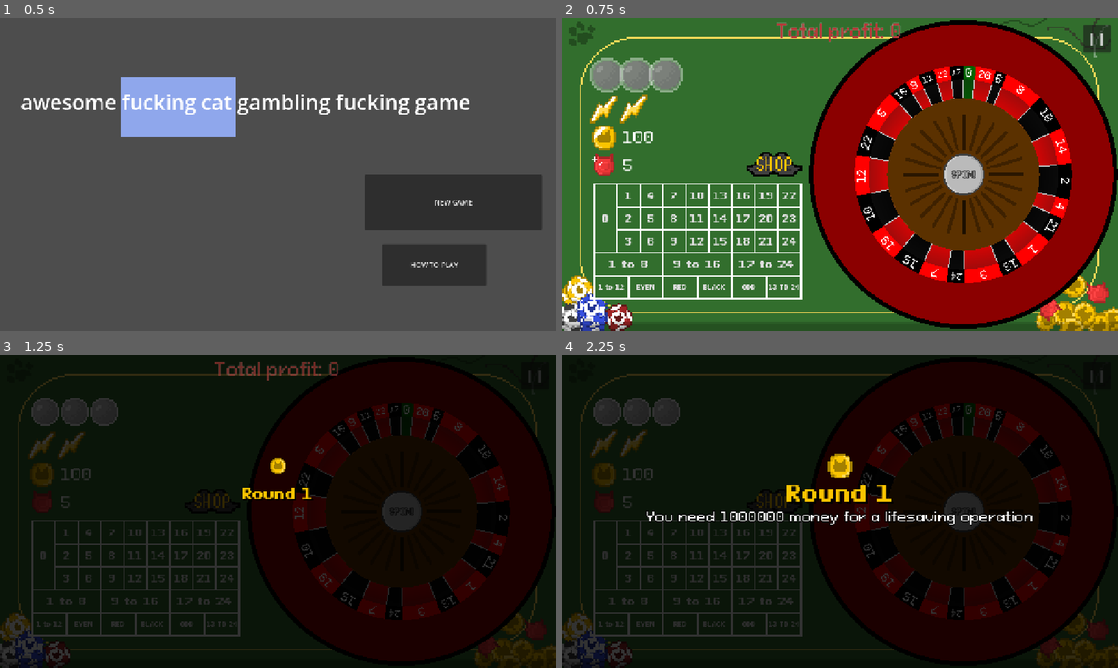
Above: before the commit, frames 1-4 (two rows, left to right).
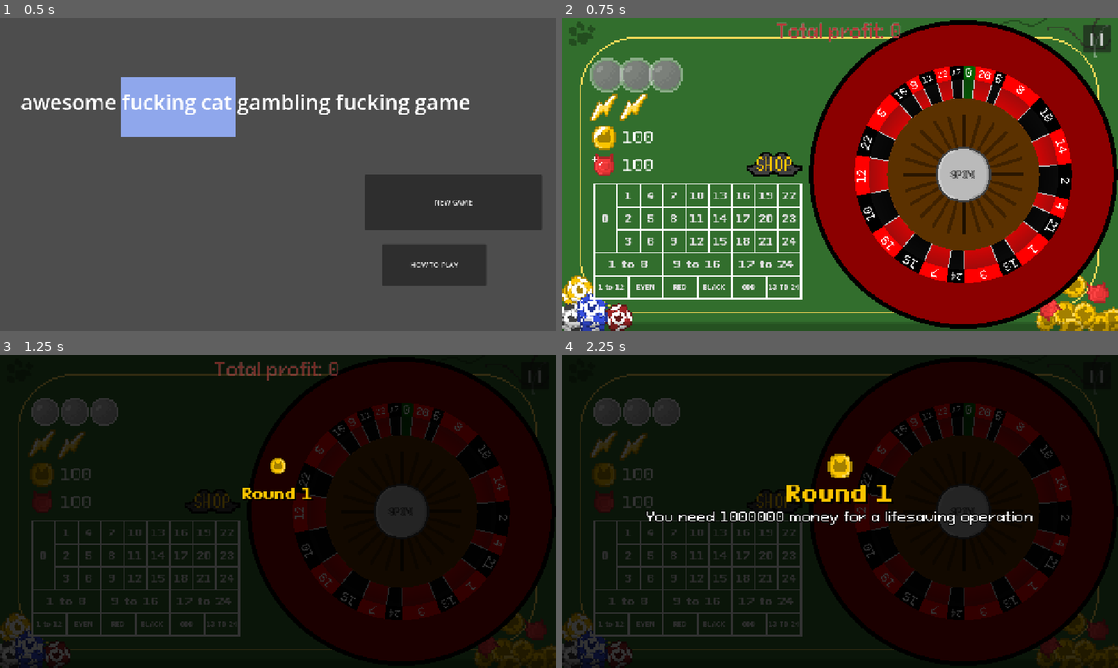
Above: after the commit, the same moments.

Repository: DuneRanger/Very-Serious-GameJam-2026
Game: Godot game, scene res://scenes/main.tscn
Same seed, same stepped clock (60 frames per second), same inputs: the game is played once before the commit and once after it. Sound files missing from this copy of the repository are replaced by a short silence.
Inputs:
- Up to frame 1 (0.5 s): no input
- Up to frame 2 (0.75 s): click "NEW GAME" at 0.5 s
- Up to frame 3 (1.25 s): no input
- Up to frame 4 (2.25 s): click "0" at 1.25 s; click "1" at 2 s

Frame 1 is identical in both runs. In frame 2, 1.2% of the frame differs, in the area x 5-78%, y 24-59%; in frame 3, 0.6%; in frame 4, 0.6%.

Commit message:
Fixed errors while modifying boosts & spins outside of the game scene

Diff:
--- a/project.godot
+++ b/project.godot
@@ -38,9 +38,24 @@
 
 [input]
 
-rotate_roullete={
+add_ball={
 "deadzone": 0.2,
-"events": [Object(InputEventKey,"resource_local_to_scene":fa …(140 unchanged characters)… d":false,"keycode":0,"physical_keycode":82,"key_label":0,"unicode":114,"location":0,"echo":false,"script":null)
+"events": [Object(InputEventKey,"resource_local_to_scene":fa …(140 unchanged characters)… d":false,"keycode":0,"physical_keycode":79,"key_label":0,"unicode":111,"location":0,"echo":false,"script":null)
+]
+}
+remove_ball={
+"deadzone": 0.2,
+"events": [Object(InputEventKey,"resource_local_to_scene":false,"resource_name":"","device":-1,"window_id":0,"alt_pressed":false,"shift_pressed":false,"ctrl_pressed":false,"meta_pressed":false,"pressed":false,"keycode":0,"physical_keycode":80,"key_label":0,"unicode":112,"location":0,"echo":false,"script":null)
+]
+}
+boost_add={
+"deadzone": 0.2,
+"events": [Object(InputEventKey,"resource_local_to_scene":false,"resource_name":"","device":-1,"window_id":0,"alt_pressed":false,"shift_pressed":false,"ctrl_pressed":false,"meta_pressed":false,"pressed":false,"keycode":0,"physical_keycode":75,"key_label":0,"unicode":107,"location":0,"echo":false,"script":null)
+]
+}
+boost_del={
+"deadzone": 0.2,
+"events": [Object(InputEventKey,"resource_local_to_scene":false,"resource_name":"","device":-1,"window_id":0,"alt_pressed":false,"shift_pressed":false,"ctrl_pressed":false,"meta_pressed":false,"pressed":false,"keycode":0,"physical_keycode":76,"key_label":0,"unicode":108,"location":0,"echo":false,"script":null)
 ]
 }
 stop_roullete={
@@ -48,19 +63,19 @@
 "events": [Object(InputEventKey,"resource_local_to_scene":false,"resource_name":"","device":-1,"window_id":0,"alt_press …(192 unchanged characters)…
 ]
 }
-boost_add={
-"deadzone": 0.2,
-"events": [Object(InputEventKey,"resource_local_to_scene":false,"resource_name":"","device":-1,"window_id":0,"alt_pressed":false,"shift_pressed":false,"ctrl_pressed":false,"meta_pressed":false,"pressed":false,"keycode":0,"physical_keycode":66,"key_label":0,"unicode":98,"location":0,"echo":false,"script":null)
-]
-}
-boost_del={
+story_advance={
 "deadzone": 0.2,
 "events": [Object(InputEventKey,"resource_local_to_scene":false,"resource_name":"","device":-1,"window_id":0,"alt_press …(192 unchanged characters)…
 ]
 }
-add_ball={
+add_ball_max={
 "deadzone": 0.2,
-"events": [Object(InputEventKey,"resource_local_to_scene":fa …(141 unchanged characters)… ":false,"keycode":0,"physical_keycode":80,"key_label":0,"unicode":112,"location":0,"echo":false,"script":null)
+"events": [Object(InputEventKey,"resource_local_to_scene":fa …(141 unchanged characters)… ":false,"keycode":0,"physical_keycode":85,"key_label":0,"unicode":117,"location":0,"echo":false,"script":null)
+]
+}
+remove_ball_max={
+"deadzone": 0.2,
+"events": [Object(InputEventKey,"resource_local_to_scene":false,"resource_name":"","device":-1,"window_id":0,"alt_pressed":false,"shift_pressed":false,"ctrl_pressed":false,"meta_pressed":false,"pressed":false,"keycode":0,"physical_keycode":73,"key_label":0,"unicode":105,"location":0,"echo":false,"script":null)
 ]
 }
 
--- a/scenes/game/game_manager/game_manager.gd
+++ b/scenes/game/game_manager/game_manager.gd
@@ -53,9 +53,14 @@
 signal signal_mr_cat_swag
 signal signal_quota_message
 
+var shop_max_spin_change : bool
+var shop_left_spin_change : bool
+var shop_max_boost_change : bool
+var shop_left_boost_change : bool
+
 func game_start():
 	GameManagerGlobal.modify_money(100)
-	GameManagerGlobal.modify_rubies(5)
+	GameManagerGlobal.modify_rubies(100)
 	GameManagerGlobal.modify_boost_count(2)
 	GameManagerGlobal.modify_boost_left(2)
 	GameManagerGlobal.modify_spin_count(3)
@@ -63,6 +68,12 @@
 	mr_cat_swag = false
 	GameManagerGlobal.modify_game_state(GameEnums.game_states.BET_PHASE)
 	signal_game_start.emit()
+
+	shop_max_spin_change = false
+	shop_left_spin_change = false
+	shop_max_boost_change = false
+	shop_left_boost_change = false
+
 signal signal_round_start
 
 const base_cell_weight : float = 1.0
@@ -86,26 +97,33 @@
 ]
 
 func modify_boost_count (amount : int):
-	#print("modifiing", boost_count, amount)
 	boost_count = amount
-	#if current_showed_scene == GameEnums.switching_scenes.GAME_SCENE:
-	signal_boost_count_change.emit()
+	if current_showed_scene == GameEnums.switching_scenes.GAME_SCENE:
+		signal_boost_count_change.emit()
+	else:
+		shop_max_boost_change = true
 
 func modify_boost_left (amount : int):
-	#print("modifiing", boosts_left, amount)
 	boosts_left = amount
-	#if current_showed_scene == GameEnums.switching_scenes.GAME_SCENE:
-	signal_boosts_left_change.emit()
+	if current_showed_scene == GameEnums.switching_scenes.GAME_SCENE:
+		signal_boosts_left_change.emit()
+	else:
+		shop_left_boost_change = true
 
 func modify_spin_count (amount : int):
-	#print("modifiing", spin_count, amount)
 	spin_count = amount
-	signal_spin_count_change.emit()
+	if current_showed_scene == GameEnums.switching_scenes.GAME_SCENE:
+		signal_spin_count_change.emit()
+	else:
+		shop_max_spin_change = true
+
 
 func modify_spins_left (amount : int):
-	#print("modifiing", spins_left, amount)
 	spins_left = amount
-	signal_spins_left_change.emit()
+	if current_showed_scene == GameEnums.switching_scenes.GAME_SCENE:
+		signal_spins_left_change.emit()
+	else:
+		shop_left_spin_change = true
 
 func modify_game_state (new_state : GameEnums.game_states):
 	game_state = new_state
@@ -118,3 +136,17 @@
 func modify_rubies (amount : int):
 	rubies += amount
 	signal_modify_rubies.emit()
+
+func check_shop_change():
+	if shop_max_spin_change:
+		modify_spin_count(spin_count)
+		shop_max_spin_change = false
+	if shop_left_spin_change:
+		modify_spins_left(spins_left)
+		shop_left_spin_change = false
+	if shop_max_boost_change:
+		modify_boost_count(boost_count)
+		shop_max_boost_change = false
+	if shop_left_boost_change:
+		modify_boost_left(boosts_left)
+		shop_left_boost_change = false
--- a/scenes/game/game_scene/game_scene.gd
+++ b/scenes/game/game_scene/game_scene.gd
@@ -22,12 +22,20 @@
 
 	#Debugging temporary calls
 	if Input.is_action_just_pressed("boost_add"):
+		GameManagerGlobal.modify_boost_left(min (GameManagerGlobal.boost_count, GameManagerGlobal.boosts_left + 1))
+	if Input.is_action_just_pressed("boost_del"):
 		GameManagerGlobal.modify_boost_left(max (0, GameManagerGlobal.boosts_left - 1))
-	if Input.is_action_just_pressed("boost_del"):
-		GameManagerGlobal.modify_boost_left(min (GameManagerGlobal.boost_count, GameManagerGlobal.boosts_left + 1))
 	if Input.is_action_just_pressed("add_ball"):
-		#GameManagerGlobal.modify_spins_left(min (GameManagerGlobal.spin_count, GameManagerGlobal.spins_left + 1))
+		GameManagerGlobal.modify_spins_left(min (GameManagerGlobal.spin_count, GameManagerGlobal.spins_left + 1))
+	if Input.is_action_just_pressed("remove_ball"):
+		GameManagerGlobal.modify_spins_left(max (0, GameManagerGlobal.spins_left - 1))
+	if Input.is_action_just_pressed("story_advance"):
 		round_start()
+	if Input.is_action_just_pressed("add_ball_max"):
+		GameManagerGlobal.modify_spin_count(GameManagerGlobal.spin_count + 1)
+	if Input.is_action_just_pressed("remove_ball_max"):
+		GameManagerGlobal.modify_spin_count(max (0, GameManagerGlobal.spin_count - 1))
+
 
 func does_bet_win(bet_id : int) -> bool:
 	var bet_type : GameEnums.bet_types = $Table/BettingSystem.get_bet_type(bet_id)
--- a/scenes/game/game_scene/hud/boost_symbol_container.gd
+++ b/scenes/game/game_scene/hud/boost_symbol_container.gd
@@ -11,10 +11,9 @@
 	old_boosts_left = 0
 
 func _on_boosts_left_change() -> void:
-	#print("Change lefting")
+	print("Changing count of left boosts to: ", GameManagerGlobal.boosts_left)
 	var new_boosts_left = GameManagerGlobal.boosts_left
 	var change = old_boosts_left - new_boosts_left
-	#print("Change: ", change)
 	if change == 0:
 		return
 	elif change > 0:
@@ -28,21 +27,27 @@
 	pass
 
 func _on_boosts_count_change() -> void:
-	#print("Change counting")
-	for b in boost_symbols:
+	print("Changing count of max boosts to: ", GameManagerGlobal.boost_count)
+	#for b in boost_symbols:
 		#print("Killing children")
-		remove_child(b)
-	boost_symbols.clear()
-
-	for i in range(GameManagerGlobal.boost_count):
-		#print("Adding")
-		var new_boost_symbol = boost_symbol_scene.instantiate()
-		add_child(new_boost_symbol)
-		boost_symbols.push_back(new_boost_symbol)
-		if GameManagerGlobal.current_showed_scene == GameEnums.switching_scenes.GAME_SCENE:
-			new_boost_symbol.boost_idle_anim()
-
-	#GameManagerGlobal.modify_boost_left(GameManagerGlobal.boost_count)
+		#remove_child(b)
+	#boost_symbols.clear()
+	var change = GameManagerGlobal.boost_count - boost_symbols.size()
+	if change > 0:
+		for i in range(change):
+			print("Adding")
+			var new_boost_symbol = boost_symbol_scene.instantiate()
+			add_child(new_boost_symbol)
+			boost_symbols.push_back(new_boost_symbol)
+			new_boost_symbol.use_boost_anim()
+	else:
+		for i in range(abs(change)):
+			var symbol_to_del = boost_symbols.back()
+			remove_child(symbol_to_del)
+			boost_symbols.pop_back()
+		if GameManagerGlobal.boosts_left > GameManagerGlobal.boost_count:
+			GameManagerGlobal.boosts_left = boost_symbols.size()
+			old_boosts_left = boost_symbols.size()
 
 func refill_boosts():
 	GameManagerGlobal.modify_boost_left(min (GameManagerGlobal.boost_count, GameManagerGlobal.boosts_left + 1))
--- a/scenes/game/game_scene/hud/game_scene_hud.tscn
+++ b/scenes/game/game_scene/hud/game_scene_hud.tscn
@@ -550,10 +550,10 @@
 libraries/ = SubResource("AnimationLibrary_niiyn")
 
 [node name="SpinButton" type="Button" parent="." unique_id=701434672]
-offset_left = 877.0
-offset_top = 312.0
-offset_right = 973.0
-offset_bottom = 408.0
+offset_left = 860.0
+offset_top = 296.0
+offset_right = 988.0
+offset_bottom = 424.0
 theme_override_constants/outline_size = 4
 theme_override_fonts/font = ExtResource("15_c6has")
 theme_override_font_sizes/font_size = 20
--- a/scenes/game/game_scene/hud/spin_symbol_container.gd
+++ b/scenes/game/game_scene/hud/spin_symbol_container.gd
@@ -11,10 +11,9 @@
 	old_spins_left = 0
 
 func _on_spins_left_change() -> void:
-	print("Change lefting")
+	print("Changing count of left spins to: ", GameManagerGlobal.spins_left)
 	var new_spins_left = GameManagerGlobal.spins_left
 	var change = old_spins_left - new_spins_left
-	print("Change: ", change)
 	if change == 0:
 		return
 	elif change > 0:
@@ -28,19 +27,30 @@
 	pass
 
 func _on_spins_count_change() -> void:
-	print("Change counting")
-	for b in spin_symbols:
-		print("Killing children")
-		remove_child(b)
-	spin_symbols.clear()
+	print("Changing count of max spins to: ", GameManagerGlobal.spin_count)
+	#for b in spin_symbols:
+		#print("Killing children")
+		#remove_child(b)
+	#spin_symbols.clear()
+	var change = GameManagerGlobal.spin_count - spin_symbols.size()
+	if change > 0:
+		for i in range(change):
+			print("Adding")
+			var new_spin_symbol = spin_symbol_scene.instantiate()
+			add_child(new_spin_symbol)
+			spin_symbols.push_back(new_spin_symbol)
+			new_spin_symbol.use_spin_anim()
+	else:
+		for i in range(abs(change)):
+			var symbol_to_del = spin_symbols.back()
+			remove_child(symbol_to_del)
+			spin_symbols.pop_back()
+		if GameManagerGlobal.spins_left > GameManagerGlobal.spin_count:
+			GameManagerGlobal.spins_left = spin_symbols.size()
+			old_spins_left = spin_symbols.size()
 
-	for i in range(GameManagerGlobal.spin_count):
-		print("Adding")
-		var new_spin_symbol = spin_symbol_scene.instantiate()
-		add_child(new_spin_symbol)
-		spin_symbols.push_back(new_spin_symbol)
 
-	GameManagerGlobal.modify_spins_left(GameManagerGlobal.spin_count)
+	#GameManagerGlobal.modify_spins_left(GameManagerGlobal.spin_count)
 
 func refill_spins():
 	GameManagerGlobal.modify_spins_left(min (GameManagerGlobal.spin_count, GameManagerGlobal.spins_left + 1))
--- a/scenes/game/shop_scene/items/catnip.gd
+++ b/scenes/game/shop_scene/items/catnip.gd
@@ -22,4 +22,6 @@
 
 func apply_effect() -> void:
 	var new_boost_count = GameManagerGlobal.boost_count + 2
+	var new_boosts_left = GameManagerGlobal.boosts_left + 2
 	GameManagerGlobal.modify_boost_count(new_boost_count)
+	GameManagerGlobal.modify_boost_left(new_boosts_left)
--- a/scenes/game/shop_scene/items/propeller_hat.gd
+++ b/scenes/game/shop_scene/items/propeller_hat.gd
@@ -23,4 +23,7 @@
 	return description
 
 func apply_effect() -> void:
-	GameManagerGlobal.modify_boost_count(GameManagerGlobal.boost_count + 1)
+	var new_boost_count = GameManagerGlobal.boost_count + 1
+	var new_boosts_left = GameManagerGlobal.boosts_left + 1
+	GameManagerGlobal.modify_boost_count(new_boost_count)
+	GameManagerGlobal.modify_boost_left(new_boosts_left)
--- a/scenes/main.gd
+++ b/scenes/main.gd
@@ -55,13 +55,14 @@
 
 func scene_switch(new_scene : GameEnums.switching_scenes):
 	GameManagerGlobal.current_showed_scene = new_scene
-	if !game_started:
-		new_game()
 	match new_scene:
 		GameEnums.switching_scenes.HOW_TO_PLAY_SCENE:
 			reparent_scenes(how_to_play_scene)
 		GameEnums.switching_scenes.GAME_SCENE:
+			if !game_started:
+				new_game()
 			reparent_scenes(game_scene)
+			GameManagerGlobal.check_shop_change()
 		GameEnums.switching_scenes.SHOP_SCENE:
 			reparent_scenes(shop_scene)
 		GameEnums.switching_scenes.MAIN_MENU_SCENE:
